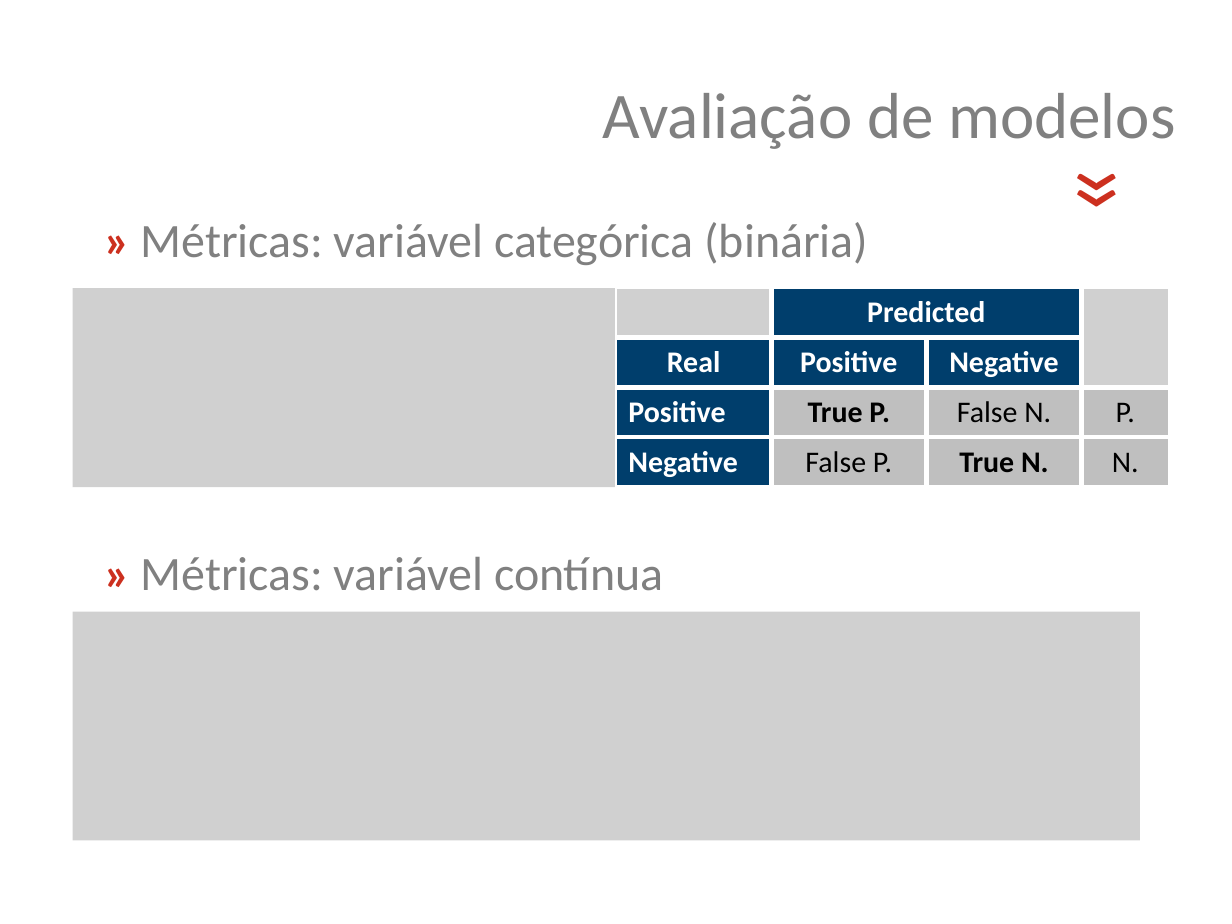
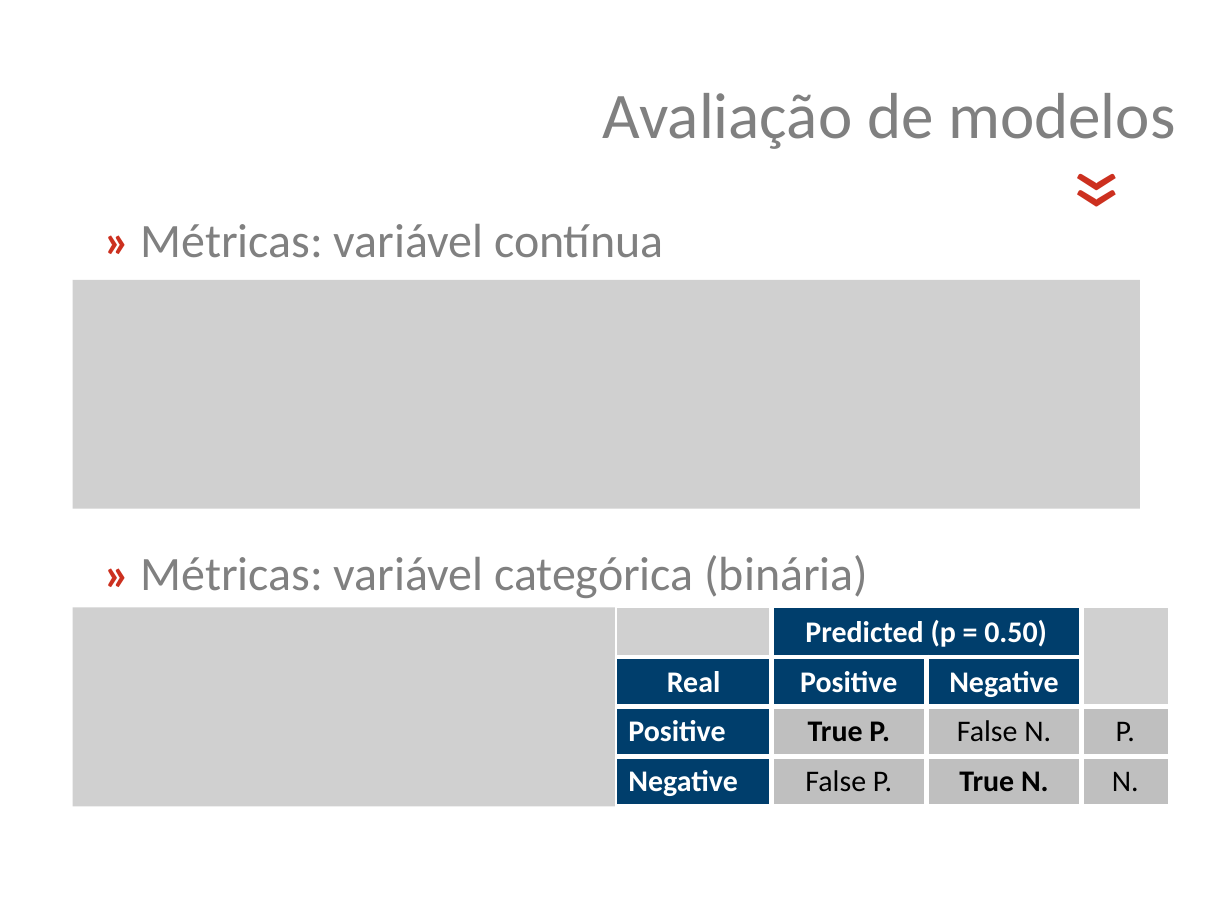
Before and after one commit to jsollari/DSR-II2024, a slide deck: slide 35 of docs/DSR-II2024_JL_slides.pptx (slide 27 before the commit). Drawn at 1232x924 pixels with LibreOffice and Linux fonts; fonts in the diff are those of the drawing; grey boxes stand for pictures; background and template pictures are left out. Boxes give left, top, right and bottom in pixels: in the first picture for what was removed or moved away, otherwise in the second. Text is boxed around its words. In the diff, an @@ line names an element or a change of style, - is before the commit and + after.

```diff
--- a/docs/DSR-II2024_JL_slides.pptx
+++ b/docs/DSR-II2024_JL_slides.pptx
@@ text at [141, 224, 664, 258]: text changed @@
-» Métricas: variável categórica (binária)
+» Métricas: variável contínua
@@ picture: place and size @@
-picture at [73, 288, 1169, 488]
+picture at [73, 280, 1140, 509]
@@ text at [141, 555, 868, 598]: text changed @@
-» Métricas: variável contínua
+» Métricas: variável categórica (binária)
@@ picture: place and size @@
-picture at [73, 611, 1140, 840]
+picture at [73, 607, 1169, 807]
@@ table at [616, 607, 1169, 807] @@
-row 1, column 2: Predicted
+row 1, column 2: Predicted (p = 0.50)
@@ table: place and size @@
-table at [616, 288, 1169, 488]
+table at [616, 607, 1169, 807]
```
Also in this commit, not shown: 10 other slides changed, 9 slides added, 35 other files.
